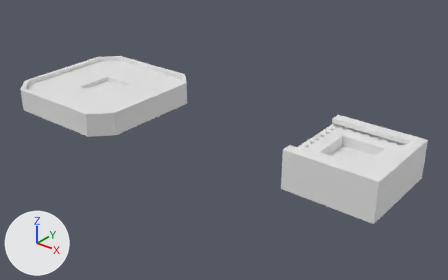
Before and after pictures for a commit that changed the Blender file Tundra Tracker/Magnetic Sewing Mount/Magnetic Sewing Mount.blend.
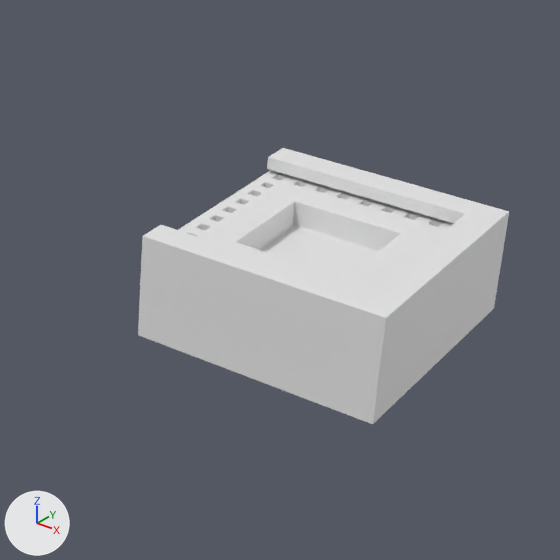
There are two pictures of each version: one whole from a 50 mm camera at (167.0, -139.5, 80.1) aimed at (53.6, 2.2, -7.8), one close up on the part from 51% to 100% of the width and 20% to 99% of the height. The axes (+X, +Y, +Z) are drawn at lower left. The lights are the same throughout.

In view in the first close-up: 'Chip Connector', 'Dummy Chips'.
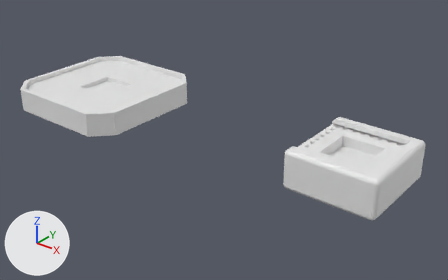
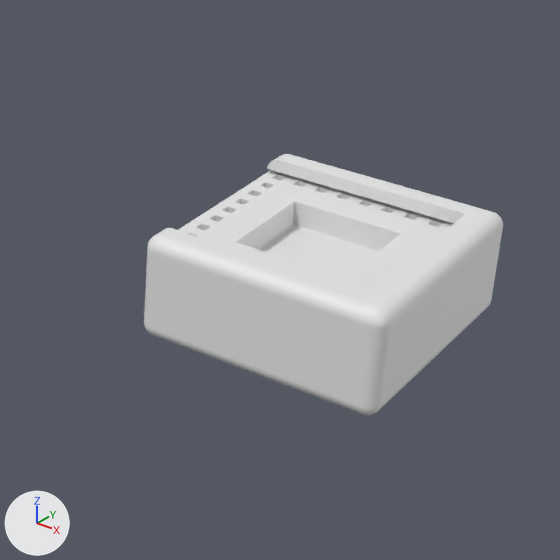
Commit message: Rounded the edges of the chip connector

What the commit changed:
me_cube has 160 vertices, 155 faces and spans x -27.8..-0.1, y -14.8..14.8, z -6.0..6.0.
me_cube is used by ob_chip_connector; location (115.0, 0.0, 0.0).
me_cube part 1: creased or bevel-weighted edges go from 0 to 50.
Object 'Chip Connector' (ob_chip_connector) gains a BEVEL modifier named 'Bevel'.
Modifier setting: width = 1.5.
Modifier setting: width_pct = 1.5.
Modifier setting: segments = 20.
Modifier setting: limit_method = 'WEIGHT'.

Location of each change, (x1, y1, x2, y2) in pixels of the close-ups (560 x 560 px):
'Chip Connector', modifiers changed: before (138, 148, 509, 424); after (144, 154, 503, 415)
